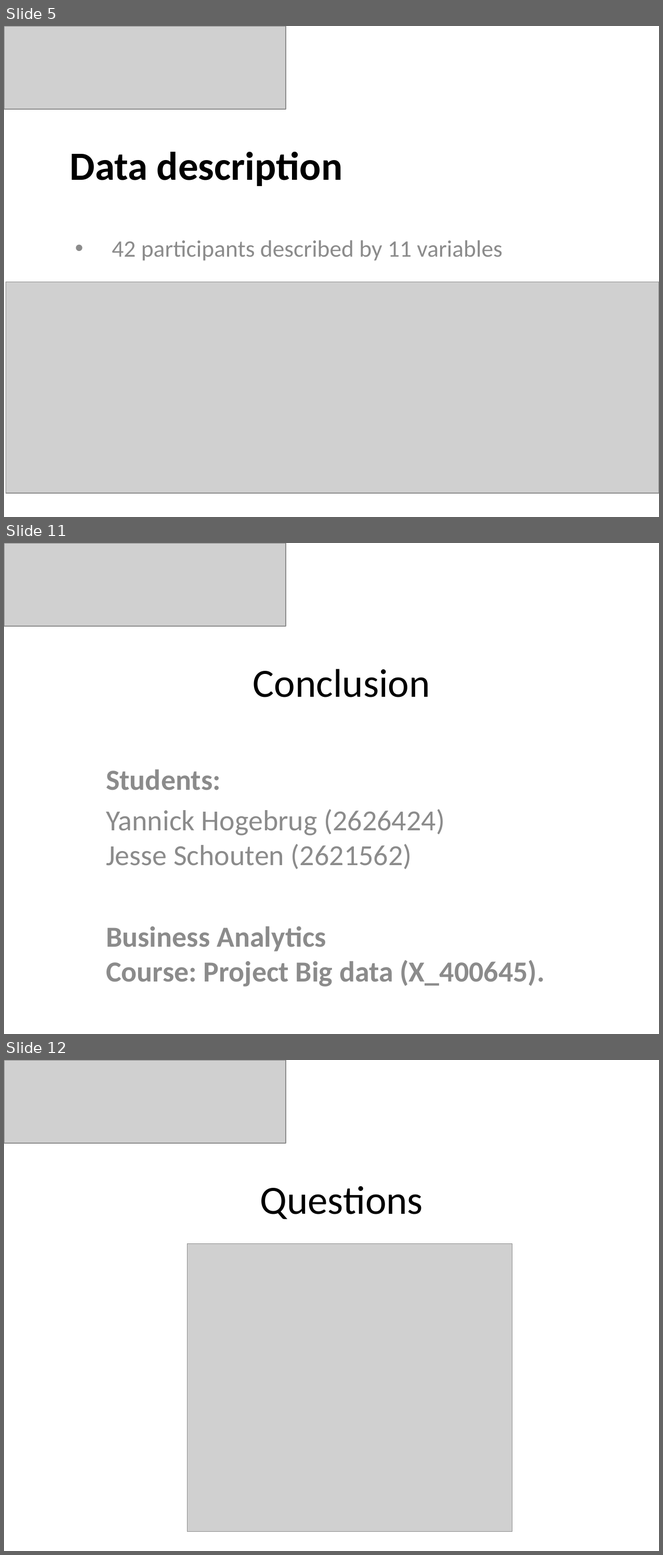
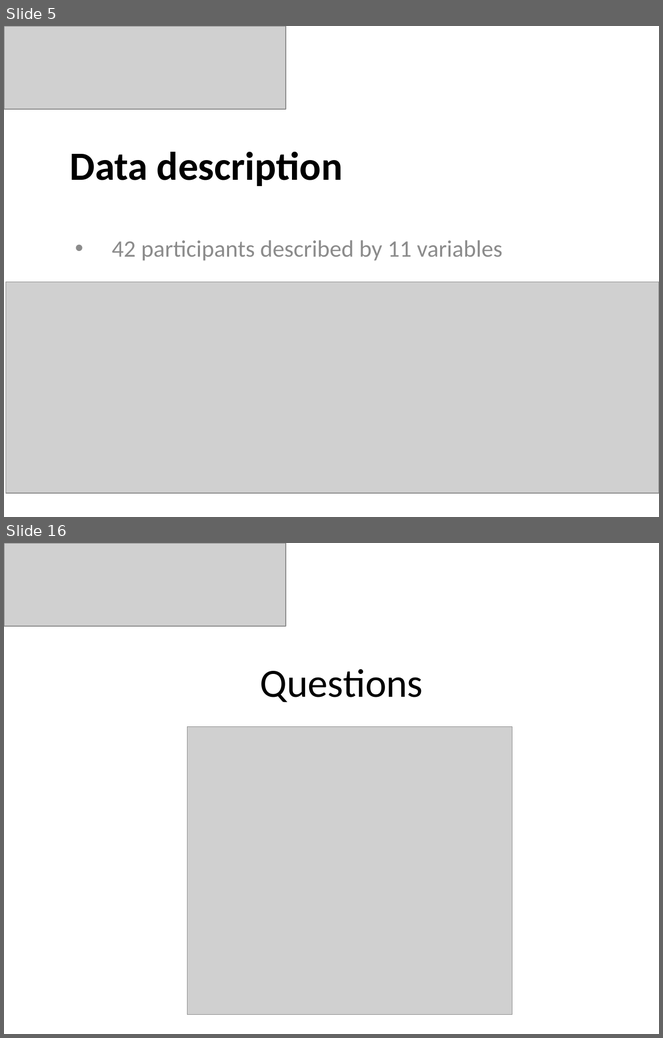
Before and after one commit to JesseSchouten/Project_Big_Data, a slide deck: Report/Presentation.pptx. Shown one above the other, each under a label of ours: slides 5, 11 and 12 before the commit, slides 5 and 16 after it; the slides between them are not shown. The pictures are 663x1555 and 663x1038 pixels, drawn with LibreOffice and Linux fonts; fonts in the diff are those of the drawing; grey boxes stand for pictures. Boxes give left, top, right and bottom in pixels: in the first picture for what was removed or moved away, otherwise in the second. Text is boxed around its words. In the diff, an @@ line names an element or a change of style, - is before the commit and + after.

```diff
--- a/Report/Presentation.pptx
+++ b/Report/Presentation.pptx
@@ slide 11 removed at bbox=[4, 543, 659, 1034], background #FFFFFF @@
@@ picture removed at bbox=[4, 543, 286, 626] @@
@@ title removed at bbox=[253, 669, 430, 697] @@
-Conclusion
@@ subtitle removed at bbox=[106, 770, 545, 987] @@
-Students:
-Yannick Hogebrug (2626424)
-Jesse Schouten (2621562)
-Business Analytics
-Course: Project Big data (X_400645).
@@ what was slide 12 is now slide 16 @@
```
Also in this commit, not shown: 3 slides changed, 9 slides added, 4 other slides removed, 1 other file.
